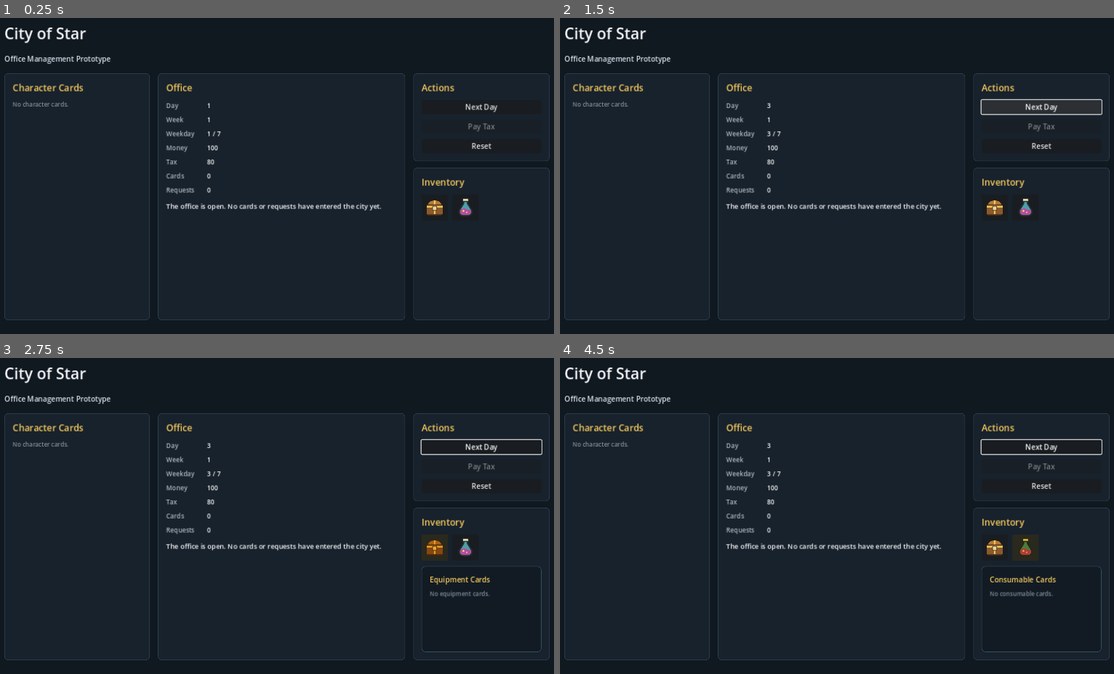
Above: before the commit, frames 1-4 (two rows, left to right).
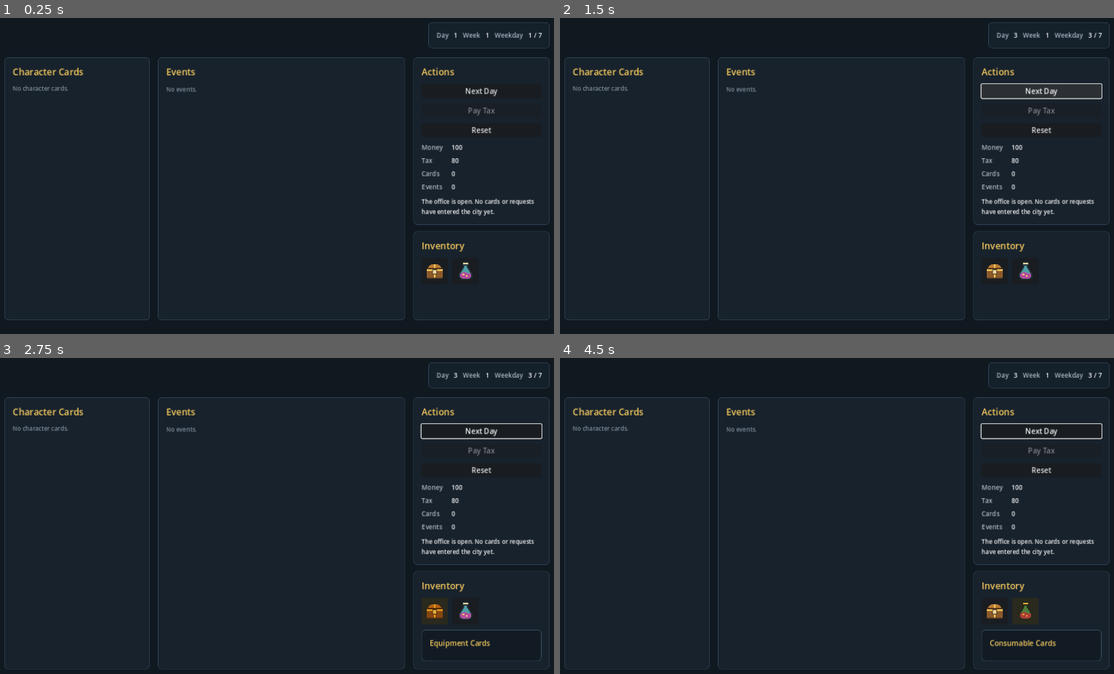
Above: after the commit, the same moments.

Repository: YOONRY/city_of_star
Game: Godot game, scene res://scenes/main/main.tscn
Two runs of this game, one before a commit and one after it. Both use one fixed random seed, a clock stepped at 60 frames per second and the inputs below.
Inputs (mouse positions are in pixels of both pictures, inside the frame that each line leads up to; where the layout moved, square brackets give the same spot in the first picture):
- Up to frame 1 (0.25 s): no input
- Up to frame 2 (1.5 s): click "Next Day" at 0.5 s; click "Next Day" at 1.25 s
- Up to frame 3 (2.75 s): click (432, 610) [432, 547] at 2 s
- Up to frame 4 (4.5 s): click (1025, 610) [1025, 547] at 2.75 s; click (992, 610) [992, 547] at 3.5 s; click (1025, 610) [1025, 547] at 4.25 s

The runs differ from the first frame. In frame 1, 4.4% of the frame differs, in the area x 0-100%, y 1-83%; in frame 2, 4.7%; in frame 3, 5.8%, in the area x 0-100%, y 1-99%; in frame 4, 5.8%.

Commit message:
Rework main layout for events

Diff:
--- a/scripts/ui/main_screen.gd
+++ b/scripts/ui/main_screen.gd
@@ -10,6 +10,7 @@
 var card_count_value: Label
 var request_count_value: Label
 var status_label: Label
+var event_list: VBoxContainer
 var next_day_button: Button
 var pay_tax_button: Button
 var reset_button: Button
@@ -46,12 +47,26 @@
 	layout.add_theme_constant_override("separation", 20)
 	root.add_child(layout)
 
-	var title := _make_label("City of Star", 34)
-	layout.add_child(title)
-
-	var subtitle := _make_label("Office Management Prototype", 16)
-	subtitle.add_theme_color_override("font_color", Color("#D7DEE8"))
-	layout.add_child(subtitle)
+	var top_bar := HBoxContainer.new()
+	top_bar.size_flags_horizontal = Control.SIZE_EXPAND_FILL
+	layout.add_child(top_bar)
+
+	var top_spacer := Control.new()
+	top_spacer.size_flags_horizontal = Control.SIZE_EXPAND_FILL
+	top_bar.add_child(top_spacer)
+
+	var calendar_panel := _make_panel(Color("#14202A"), Color("#2F4659"))
+	top_bar.add_child(calendar_panel)
+
+	var calendar_metrics := GridContainer.new()
+	calendar_metrics.columns = 6
+	calendar_metrics.add_theme_constant_override("h_separation", 12)
+	calendar_metrics.add_theme_constant_override("v_separation", 4)
+	calendar_panel.add_child(calendar_metrics)
+
+	day_value = _add_metric(calendar_metrics, "Day")
+	week_value = _add_metric(calendar_metrics, "Week")
+	weekday_value = _add_metric(calendar_metrics, "Weekday")
 
 	var body := HBoxContainer.new()
 	body.add_theme_constant_override("separation", 18)
@@ -78,34 +93,25 @@
 	character_card_list.size_flags_horizontal = Control.SIZE_EXPAND_FILL
 	character_scroll.add_child(character_card_list)
 
-	var status_panel := _make_panel()
-	status_panel.size_flags_horizontal = Control.SIZE_EXPAND_FILL
-	body.add_child(status_panel)
-
-	var status_box := VBoxContainer.new()
-	status_box.add_theme_constant_override("separation", 14)
-	status_panel.add_child(status_box)
-
-	status_box.add_child(_make_section_title("Office"))
-
-	var metrics := GridContainer.new()
-	metrics.columns = 2
-	metrics.add_theme_constant_override("h_separation", 28)
-	metrics.add_theme_constant_override("v_separation", 10)
-	status_box.add_child(metrics)
-
-	day_value = _add_metric(metrics, "Day")
-	week_value = _add_metric(metrics, "Week")
-	weekday_value = _add_metric(metrics, "Weekday")
-	money_value = _add_metric(metrics, "Money")
-	tax_value = _add_metric(metrics, "Tax")
-	card_count_value = _add_metric(metrics, "Cards")
-	request_count_value = _add_metric(metrics, "Requests")
-
-	status_label = _make_label("", 15)
-	status_label.autowrap_mode = TextServer.AUTOWRAP_WORD_SMART
-	status_label.size_flags_vertical = Control.SIZE_EXPAND_FILL
-	status_box.add_child(status_label)
+	var event_panel := _make_panel()
+	event_panel.size_flags_horizontal = Control.SIZE_EXPAND_FILL
+	body.add_child(event_panel)
+
+	var event_box := VBoxContainer.new()
+	event_box.add_theme_constant_override("separation", 14)
+	event_panel.add_child(event_box)
+
+	event_box.add_child(_make_section_title("Events"))
+
+	var event_scroll := ScrollContainer.new()
+	event_scroll.horizontal_scroll_mode = ScrollContainer.SCROLL_MODE_DISABLED
+	event_scroll.size_flags_vertical = Control.SIZE_EXPAND_FILL
+	event_box.add_child(event_scroll)
+
+	event_list = VBoxContainer.new()
+	event_list.add_theme_constant_override("separation", 10)
+	event_list.size_flags_horizontal = Control.SIZE_EXPAND_FILL
+	event_scroll.add_child(event_list)
 
 	var right_column := VBoxContainer.new()
 	right_column.custom_minimum_size = Vector2(300, 0)
@@ -136,6 +142,22 @@
 	reset_button.text = "Reset"
 	reset_button.pressed.connect(_on_reset_pressed)
 	action_box.add_child(reset_button)
+
+	var office_metrics := GridContainer.new()
+	office_metrics.columns = 2
+	office_metrics.add_theme_constant_override("h_separation", 20)
+	office_metrics.add_theme_constant_override("v_separation", 8)
+	action_box.add_child(office_metrics)
+
+	money_value = _add_metric(office_metrics, "Money")
+	tax_value = _add_metric(office_metrics, "Tax")
+	card_count_value = _add_metric(office_metrics, "Cards")
+	request_count_value = _add_metric(office_metrics, "Events")
+
+	status_label = _make_label("", 13)
+	status_label.autowrap_mode = TextServer.AUTOWRAP_WORD_SMART
+	status_label.size_flags_vertical = Control.SIZE_EXPAND_FILL
+	action_box.add_child(status_label)
 
 	var inventory_panel := _make_panel()
 	inventory_panel.size_flags_horizontal = Control.SIZE_EXPAND_FILL
@@ -246,6 +268,47 @@
 	return row
 
 
+func _make_event_row(request: RequestDefinition) -> PanelContainer:
+	var row := PanelContainer.new()
+	var style := StyleBoxFlat.new()
+	style.bg_color = Color("#202C35")
+	style.border_color = Color("#3A5365")
+	style.border_width_left = 1
+	style.border_width_right = 1
+	style.border_width_top = 1
+	style.border_width_bottom = 1
+	style.corner_radius_top_left = 6
+	style.corner_radius_top_right = 6
+	style.corner_radius_bottom_left = 6
+	style.corner_radius_bottom_right = 6
+	style.content_margin_left = 14
+	style.content_margin_right = 14
+	style.content_margin_top = 12
+	style.content_margin_bottom = 12
+	row.add_theme_stylebox_override("panel", style)
+	row.size_flags_horizontal = Control.SIZE_EXPAND_FILL
+
+	var box := VBoxContainer.new()
+	box.add_theme_constant_override("separation", 6)
+	row.add_child(box)
+
+	var title_label := _make_label(request.label(), 15)
+	title_label.clip_text = true
+	title_label.text_overrun_behavior = TextServer.OVERRUN_TRIM_ELLIPSIS
+	box.add_child(title_label)
+
+	var meta_label := _make_label(_event_meta(request), 12)
+	meta_label.add_theme_color_override("font_color", Color("#AAB6C2"))
+	meta_label.autowrap_mode = TextServer.AUTOWRAP_WORD_SMART
+	box.add_child(meta_label)
+
+	var reward_label := _make_label(_event_rewards(request), 12)
+	reward_label.add_theme_color_override("font_color", Color("#D7DEE8"))
+	box.add_child(reward_label)
+
+	return row
+
+
 func _make_empty_label(text: String) -> Label:
 	var label := _make_label(text, 13)
 	label.add_theme_color_override("font_color", Color("#7F8D9B"))
@@ -312,6 +375,7 @@
 	pay_tax_button.disabled = not tax_can_be_paid
 	next_day_button.disabled = GameState.is_game_over
 	_refresh_character_cards()
+	_refresh_event_list()
 	_refresh_inventory_drawer()
 	_refresh_inventory_buttons()
 
@@ -328,6 +392,12 @@
 func _refresh_character_cards() -> void:
 	var character_cards := _get_cards_by_type(GameEnums.CardType.CHARACTER)
 	_populate_card_list(character_card_list, character_cards, "No character cards.")
+
+
+func _refresh_event_list() -> void:
+	var requests := ContentCatalog.requests.duplicate()
+	requests.sort_custom(Callable(self, "_sort_requests_by_label"))
+	_populate_event_list(requests)
 
 
 func _refresh_inventory_drawer() -> void:
@@ -369,6 +439,18 @@
 		container.add_child(_make_card_row(card))
 
 
+func _populate_event_list(requests: Array) -> void:
+	_clear_children(event_list)
+
+	if requests.is_empty():
+		event_list.add_child(_make_empty_label("No events."))
+		return
+
+	for request in requests:
+		if request is RequestDefinition:
+			event_list.add_child(_make_event_row(request))
+
+
 func _get_cards_by_type(card_type: int) -> Array[CardDefinition]:
 	var filtered: Array[CardDefinition] = []
 
@@ -381,6 +463,10 @@
 
 
 func _sort_cards_by_label(first: CardDefinition, second: CardDefinition) -> bool:
+	return first.label().naturalnocasecmp_to(second.label()) < 0
+
+
+func _sort_requests_by_label(first: RequestDefinition, second: RequestDefinition) -> bool:
 	return first.label().naturalnocasecmp_to(second.label()) < 0
 
 
@@ -422,6 +508,29 @@
 	]
 
 
+func _event_meta(request: RequestDefinition) -> String:
+	var parts: PackedStringArray = [
+		GameEnums.request_type_label(request.request_type),
+		"%s days" % request.duration_days,
+		"valid %s days" % request.valid_days,
+	]
+
+	if request.repeatable_after_expiry:
+		parts.append("repeatable")
+
+	if not request.tags.is_empty():
+		parts.append(", ".join(request.tags))
+
+	return " / ".join(parts)
+
+
+func _event_rewards(request: RequestDefinition) -> String:
+	return "Reward %s money / %s reputation" % [
+		request.reward_money,
+		request.reward_reputation,
+	]
+
+
 func _on_next_day_pressed() -> void:
 	GameState.advance_day()
 
